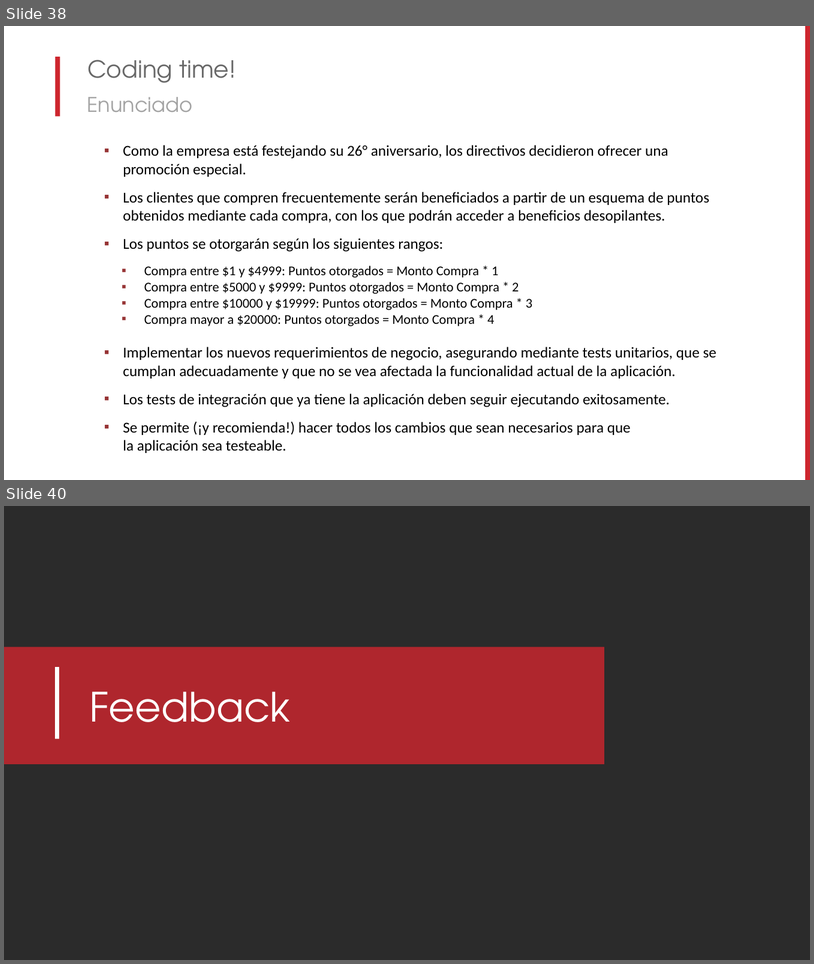
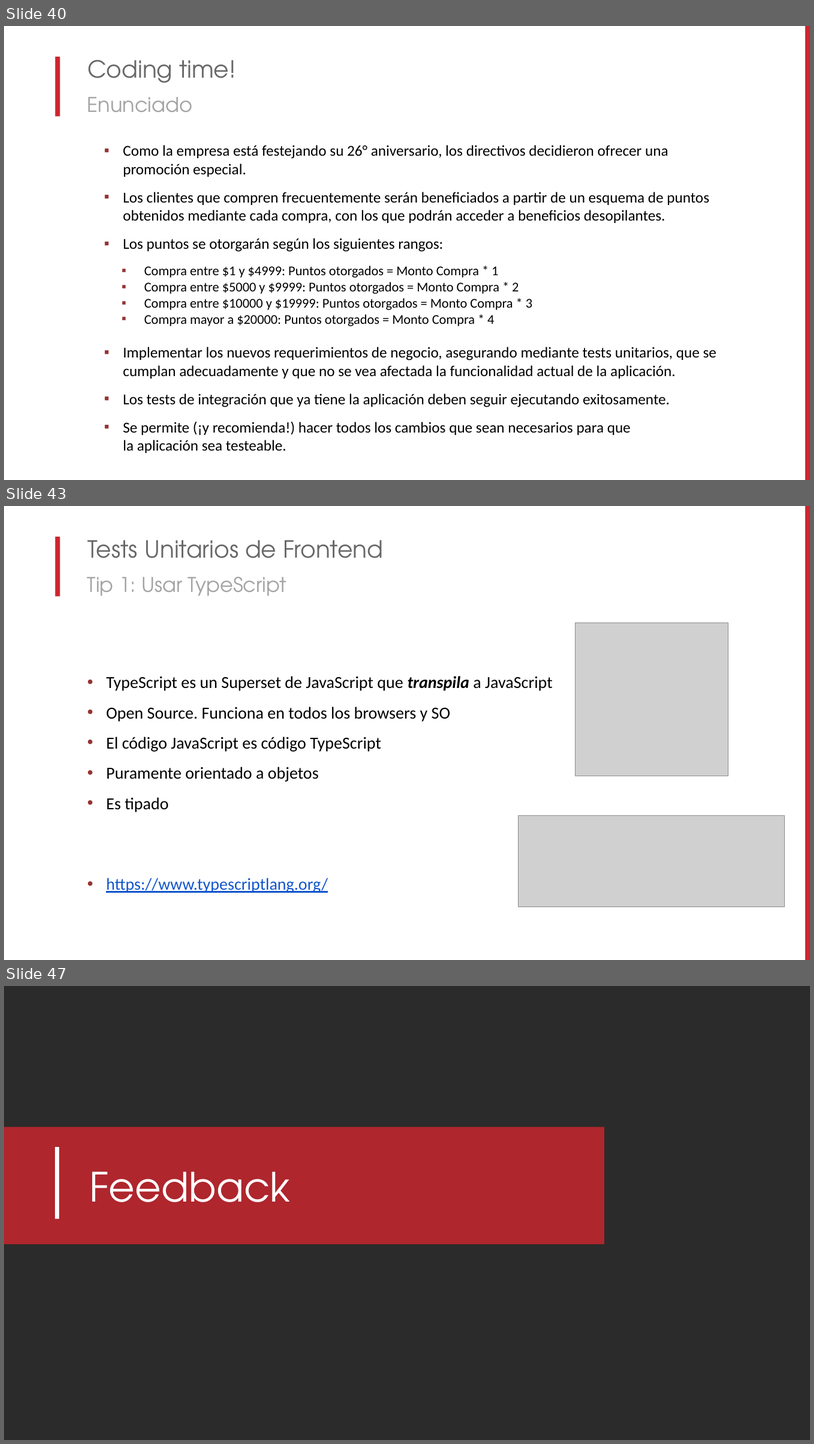
Before and after one commit to lgoldin/DesigningTestableApplications, a slide deck: MUG - Diseñando Aplicaciones Testeables.pptx. Shown one above the other, each under a label of ours: slides 38 and 40 before the commit, slides 40, 43 and 47 after it; the slides between them are not shown. The pictures are 814x964 and 814x1444 pixels, drawn with LibreOffice and Linux fonts; fonts in the diff are those of the drawing; grey boxes stand for pictures; background and template pictures are left out; a plain dark background stands for a picture behind light text. Boxes give left, top, right and bottom in pixels: in the first picture for what was removed or moved away, otherwise in the second. Text is boxed around its words. In the diff, an @@ line names an element or a change of style, - is before the commit and + after.

```diff
--- a/MUG - Diseñando Aplicaciones Testeables.pptx
+++ b/MUG - Diseñando Aplicaciones Testeables.pptx
@@ slide 43 added at <box>4,506,810,960</box>, background #FFFFFF; not listed: 2 template elements that a slide beside it also shows @@
@@ title added at <box>87,540,383,558</box>, 28 pt, text #676767 @@
+Tests Unitarios de Frontend
@@ text added at <box>87,577,287,596</box>, 24 pt, text #A3A3A3 @@
+Tip 1: Usar TypeScript
@@ picture added at <box>576,623,729,776</box> @@
@@ text added at <box>106,676,552,892</box>, 20 pt, text #000000 @@
+• TypeScript es un Superset de JavaScript que transpila a JavaScript
+• Open Source. Funciona en todos los browsers y SO
+• El código JavaScript es código TypeScript
+• Puramente orientado a objetos
+• Es tipado
+• https://www.typescriptlang.org/
@@ picture added at <box>519,816,785,906</box> @@
@@ what was slide 38 is now slide 40 @@
@@ what was slide 40 is now slide 47 @@
```
Also in this commit, not shown: 1 slide changed, 6 other slides added.
